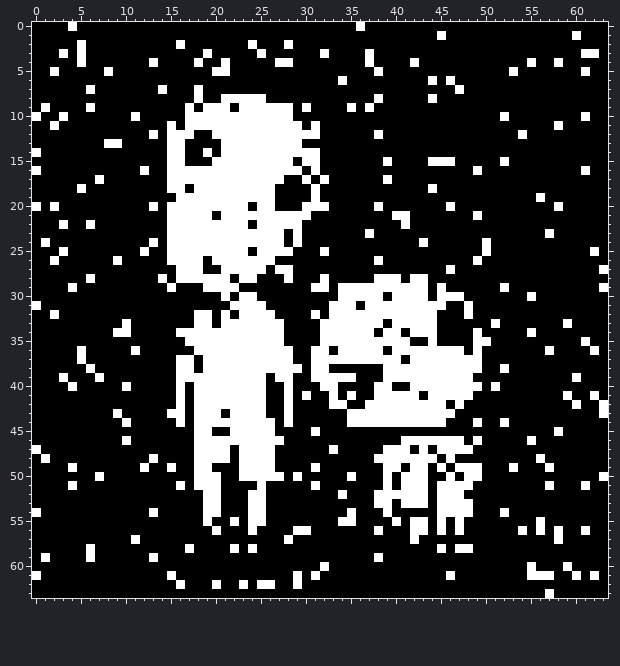
Pixel-art sprite, stored at resources/images/zoomed_w_noise/kusozu.png. Above is the file before it was changed.
The file is 256x256 pixels, drawn in blocks of 4x4; one block is one cell here.
New version:
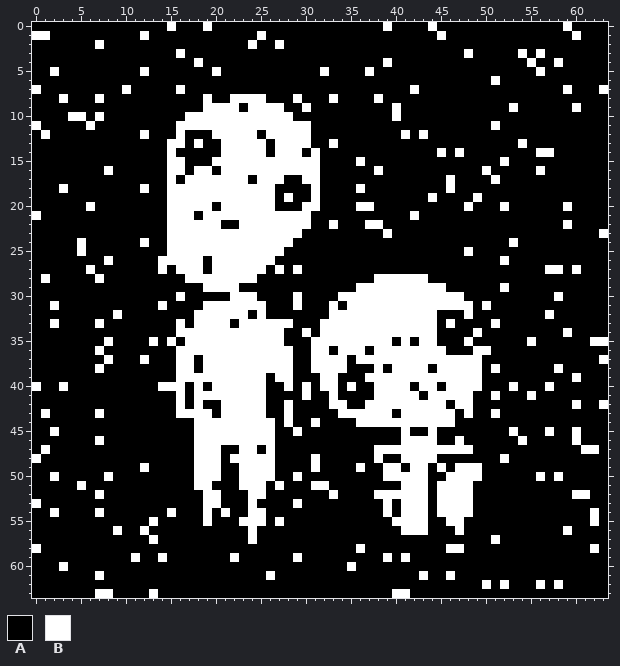
Palette (. is transparent): A #000000  B #ffffff
Changes in this commit:
Changed rows in their new state; - is an unchanged pixel.
first column x 0:
 0 ----A----------B---B----------------A--B----B--------------B----
 1 BB----------B------------B--------------------------------------
 2 -----A-B--------A----------BA-----------------------------------
 3 ---A-A----------B--A-----A------A----A----------B-----B-B----AA-
 4 -----A-------A-------A-----AA--------A-B--A---------------------
 5 --------A---B--------A----------B----BA--------------A--B----A--
 6 ----------------------------------A---------A-A----B------------
 7 B-----A---B---A-B-A-----------------------B----A-----------B---B
 8 ---B---B----------AB-A-------B---B----------A-------------------
 9 -A----A----------A----BA----A------A-A--B------------B------B---
10 A--ABB-B---A----------------------------B-----------A--------A--
11 B-A---B--------AB-------------BA-------------------B------A-----
12 -B----------BA-A-A-------A-----A------A--B-B----------A---------
13 --------AA--------B-------A---B--B--------------------B---------
14 A---------------A--A------A---A--------------B-B--------BB------
15 -----------------------------B------B--A----AAA-----------------
16 A-------B---A----A--A---------B-------B----------AB-----B----A--
17 -------A--------A-------A------BA------A------B----B------------
18 ---B-A------B----B------------------B-------A-B-----------------
19 ---------------B------------B---------------B----B------A-------
20 A-A---B------A------A---B-------A---BBA-------A-B---B-----AB----
21 B-----------------A-B-------------------AAB------A--------------
22 ---A--A--------------AA-B-----B--B---BB--A-----------------B----
23 ----------------------------B--------A-B-----------------A-----B
24 -A---B------BA--------------BA-------------A------A--B----------
25 ---A-B------A-----------B---A---A---------------B-A-----------A-
26 --A-----BA----B-----------------------A----------A--B-----------
27 ------B-------B-----B-------AB----------------A----------BB-B--A
28 -B----AB------A-A-----B-----A---A--------B----------------------
29 ----A----------A---------------AA-AA--------B------------------A
30 ----------------B----AB------B---------B----B----------A--B-----
31 A-B-----------B----BBB-------B----A-B---------BB--B-------------
32 --A------B----------B-B-A-A----A-------------------------B------
33 --B----B--A-----B---B-A-----B----------B------B------------A----
34 ---------AA-------------------B-------B--B-------------A---B----
35 --------B----B-B---------------B--------A--B----BAA----B-----ABB
36 -----A-B---A----BB-------------------A-B------AA--B------A----A-
37 -----A--B---B----------------------A-----B---------------------B
38 ------AB---------------------A---BB---BA----A------BA-----B-----
39 ---A---A-----------------------A--AA-BB----------B--------------
40 B--BA-----A---BB---A----------B----B----BBA--A-----A-B---B------
41 ----------------------------A------A---------------B---B---A--A-
42 -------------------AA---------------------------B---------------
43 -B-----B-A-----A-B--AB------------B-----A-------B--B-----------A
44 ----------A-----A--------------B---A----------B--A--A-----------
45 --B-----------------BB-------B-A---------B--B--------B---BA-B---
46 -------B--A----------------A-----------------AA--A----BA----B---
47 AB-------------------A---A-------A----B---B-B----------------BB-
48 BA-----------A-------AB--------B-------AA-----A-----B---A-------
49 ----A----------A----B---------------B----------------A---A------
50 --B----AB------------------A-------A----B------B--------B-B----A
51 ----AB----------A---A--BB--B----B------A-----------------A---A--
52 -------B-------------------------BA-------------B-----------BB--
53 B------------------------A---B--------A-------------------------
54 A-B----B-----A-B----AB-------------A-----BBB--------A---------B-
55 -------------B--------AB---B------AA-----B---AB---------A-----B-
56 ---------B--B-------A--------AA-------A--B---A--------A-A-AB-A--
57 -----------A-B----------B---A-------------A--------B------A-----
58 B-----A----------A----A-A-----------B--------AB-A-------------B-
59 -A----A----B-AB-------B------B--------AB-B----------------------
60 ---B----------------------------A--B-------------------A---A----
61 A------B-------A----------B--A-A-----------B-----------AAA--A-A-
62 ----------------A---A--A-AA--A--------------------B-B---B-B-----
63 -------BB----B--------------------------BB---------------A------
